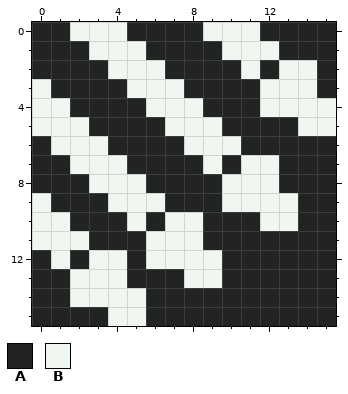
Pixel-art sprite: assets/graphics/ui/icons/actions/skills/ravage.png. This is how it looked before the edit.
The file is 16x16 pixels.
Palette (. is transparent): A #222323  B #f0f6f0
Pixels before, first column x 0:
 0 AABBBAAAABBBAAAA
 1 AAABBBAAAABBBAAA
 2 AAAABBBAAAABABBA
 3 BAAAABBBAAAABBBA
 4 BBAAAABBBAAABBBB
 5 BBBAAAABBBAAAABB
 6 ABBBAAAABBBAAAAA
 7 AABBBAAAABABBAAA
 8 AAABBBAAAABBBAAA
 9 BAAABBBAAABBBBAA
10 BBAAABABBAAABBAA
11 BBBAAABBBAAAAAAA
12 ABABBABBBBAAAAAA
13 AABBBAAABBAAAAAA
14 AABBBBAAAAAAAAAA
15 AAAABBAAAAAAAAAA
Once edited:
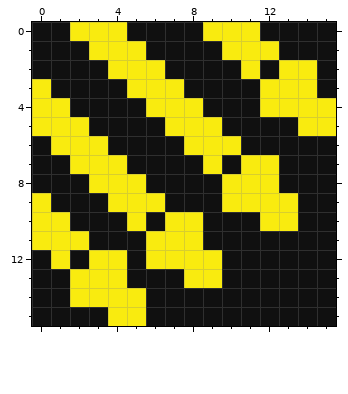
The edit:
{"colour":"A","old":"#222323","new":"#101010"}
{"colour":"B","old":"#f0f6f0","new":"#f9eb0f"}
{"label":"changed","picture_box":[32,22,336,326]}
